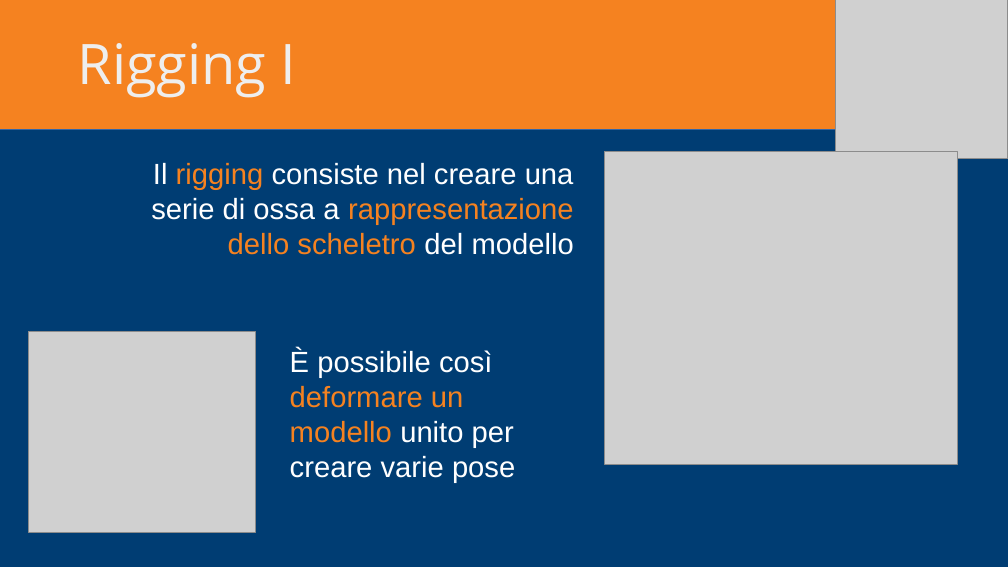
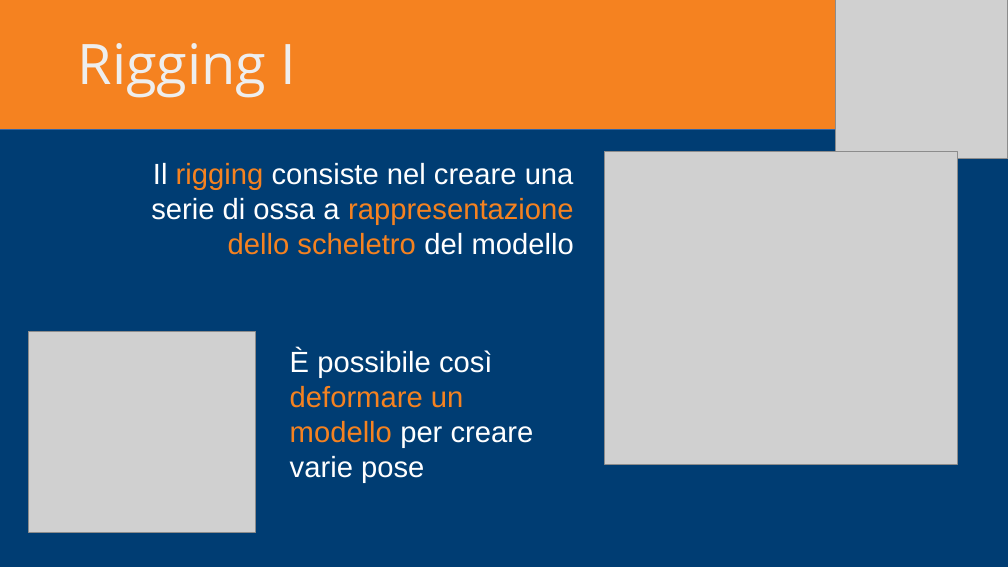
Before and after one commit to Disorganizzazione/BGE-presentation, a slide deck: slide 9 of Anim-presentation/animazione.odp. Drawn at 1008x567 pixels with LibreOffice and Linux fonts; fonts in the diff are those of the drawing; grey boxes stand for pictures. Boxes give left, top, right and bottom in pixels: in the first picture for what was removed or moved away, otherwise in the second. Text is boxed around its words. In the diff, an @@ line names an element or a change of style, - is before the commit and + after.

```diff
--- a/Anim-presentation/animazione.odp
+++ b/Anim-presentation/animazione.odp
@@ text at (x1=290, y1=349, x2=534, y2=483): text changed @@
-È possibile così deformare un modello unito per creare varie pose
+È possibile così deformare un modello per creare varie pose
```
Also in this commit, not shown: 4 other slides changed, 1 other file.
